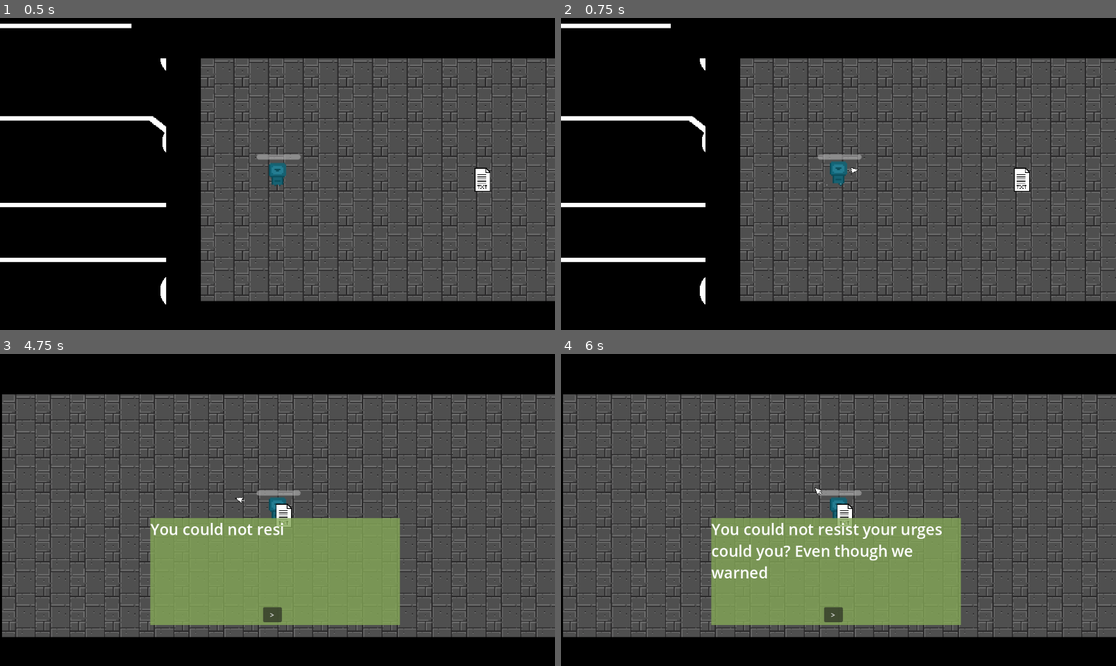
Above: before the commit, frames 1-4 (two rows, left to right).
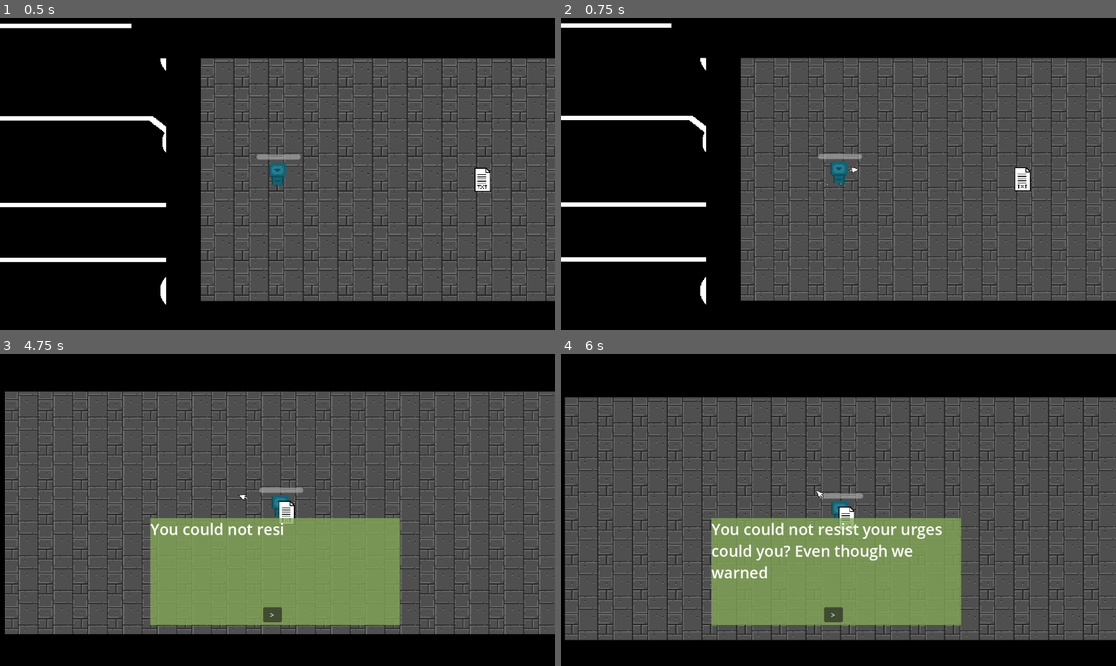
Above: after the commit, the same moments.

Repository: SupercraftD/hackthenest2025
Game: Godot game, scene res://world.tscn
Two runs of this game, one before a commit and one after it. Both use one fixed random seed, a clock stepped at 60 frames per second and the inputs below.
Inputs (mouse positions are in pixels of both pictures, inside the frame that each line leads up to):
- Up to frame 1 (0.5 s): no input
- Up to frame 2 (0.75 s): move the mouse to (960, 158) at 0.52 s; hold D (right) from 0.53 s (still down); click (960, 158) at 0.6 s
- Up to frame 3 (4.75 s): move the mouse to (166, 525) at 1.27 s; release D (right) at 1.28 s; hold S (down) 1.28-2.03 s; tap E (interact) at 1.35, 4.25, 4.35 s; click (166, 525) at 1.55 s; move the mouse to (333, 441) at 2.02 s; hold D (right) 2.03-2.78 s; tap Shift (roll) at 2.1 s; click (333, 441) at 2.3 s; move the mouse to (249, 572) at 2.77 s; hold W (up) 2.78-3.53 s; click (249, 572) at 2.85 s; move the mouse to (444, 556) at 3.52 s; hold A (left) from 3.53 s (still down); click (444, 556) at 3.6 s; move the mouse to (111, 463) at 4.27 s; click (111, 463) at 4.55 s
- Up to frame 4 (6 s): move the mouse to (866, 510) at 5.02 s; release A (left) at 5.03 s; hold S (down) 5.03-5.78 s; tap Shift (roll) at 5.1 s; click (866, 510) at 5.3 s; move the mouse to (755, 432) at 5.77 s; hold D (right) from 5.78 s (still down); click (755, 432) at 5.85 s

Frame 1 is identical in both runs. In frame 2, 9.6% of the frame differs, in the area x 0-100%, y 1-92%; in frame 3, 23%; in frame 4, 23%, in the area x 0-100%, y 12-92%.

Commit message:
added screen shake

Diff:
--- /dev/null
+++ b/camera_2d.gd
@@ -0,0 +1,26 @@
+extends Camera2D
+
+var shake_amplitude = 0.0
+var shake_timer = 0.0
+var shake_duration = 0.0
+
+func _process(delta):
+	if shake_timer > 0:
+		shake_timer -= delta
+
+		# Optional: fade out shake
+		var fade = shake_timer / shake_duration
+		var current_amplitude = shake_amplitude * fade
+
+		offset = Vector2(
+			randf_range(-current_amplitude, current_amplitude),
+			randf_range(-current_amplitude, current_amplitude)
+		)
+	else:
+		offset = Vector2.ZERO
+
+func start_shake(amplitude: float, duration: float) -> void:
+	# Always reset the state
+	shake_amplitude = amplitude
+	shake_duration = duration
+	shake_timer = duration
--- a/player.gd
+++ b/player.gd
@@ -89,7 +89,7 @@
 		p.look_at(get_global_mouse_position())
 		p.shooter = self
 		get_parent().add_child(p)
-
+		$Camera2D.start_shake(8.0, 0.5)
 		await p.done
 		canShoot = true
 
--- a/player.tscn
+++ b/player.tscn
@@ -1,14 +1,15 @@
-[gd_scene load_steps=26 format=3 uid="uid://1eccyxdcm8i5"]
+[gd_scene load_steps=27 format=3 uid="uid://1eccyxdcm8i5"]
 
 [ext_resource type="Script" uid="uid://sm40qmo2rdgy" path="res://player.gd" id="1_onrkg"]
 [ext_resource type="PackedScene" uid="uid://bu1y4w3igfgwb" path="res://projectiles/cursorprojectile.tscn" id="2_hqtel"]
 [ext_resource type="Texture2D" uid="uid://jah366jyakid" path="res://assets/idle.png" id="3_1jxqw"]
+[ext_resource type="Script" uid="uid://c3qqbx47ul0g1" path="res://camera_2d.gd" id="3_dw050"]
 [ext_resource type="Texture2D" uid="uid://b7drw4qcl0l1" path="res://assets/playerWalk.png" id="3_i3pqv"]
 [ext_resource type="Texture2D" uid="uid://dlnaf24brc2gp" path="res://assets/roll.png" id="4_b26j0"]
 [ext_resource type="PackedScene" uid="uid://pfyjw8n0bcli" path="res://roll.tscn" id="4_hqtel"]
 [ext_resource type="Texture2D" uid="uid://cqbayvbks4kw8" path="res://assets/shooting.png" id="5_dw050"]
-[ext_resource type="PackedScene" path="res://dust.tscn" id="5_sweqy"]
-[ext_resource type="Script" uid="uid://b1wsymee5q140" path="res://dialoguepopup.gd" id="9_nvl01"]
+[ext_resource type="PackedScene" uid="uid://h3wk5g0iu00n" path="res://dust.tscn" id="5_sweqy"]
+[ext_resource type="Script" path="res://dialoguepopup.gd" id="9_nvl01"]
 
 [sub_resource type="RectangleShape2D" id="RectangleShape2D_hqtel"]
 size = Vector2(24, 34)
@@ -145,6 +146,7 @@
 
 [node name="Camera2D" type="Camera2D" parent="."]
 zoom = Vector2(1.5, 1.5)
+script = ExtResource("3_dw050")
 
 [node name="AnimatedSprite2D" type="AnimatedSprite2D" parent="."]
 scale = Vector2(2, 2)
--- a/world.tscn
+++ b/world.tscn
@@ -34,4 +34,4 @@
 position = Vector2(536, 504)
 
 [node name="mouseexefolder" parent="." instance=ExtResource("5_036b0")]
-position = Vector2(2710, 738)
+position = Vector2(2716, 734)
Not shown, added: camera_2d.gd.uid
Not shown: 1 places in world.tscn that only renumber resources
